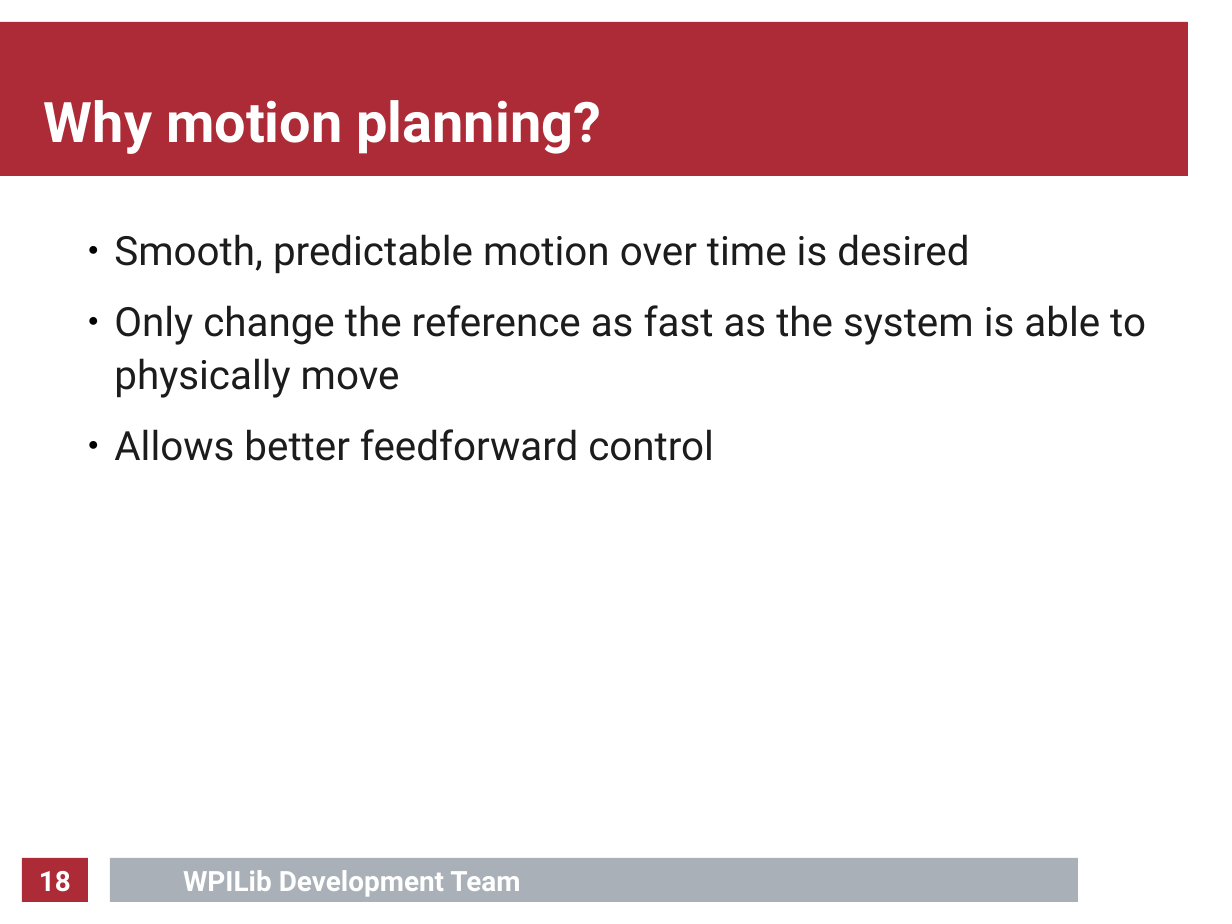
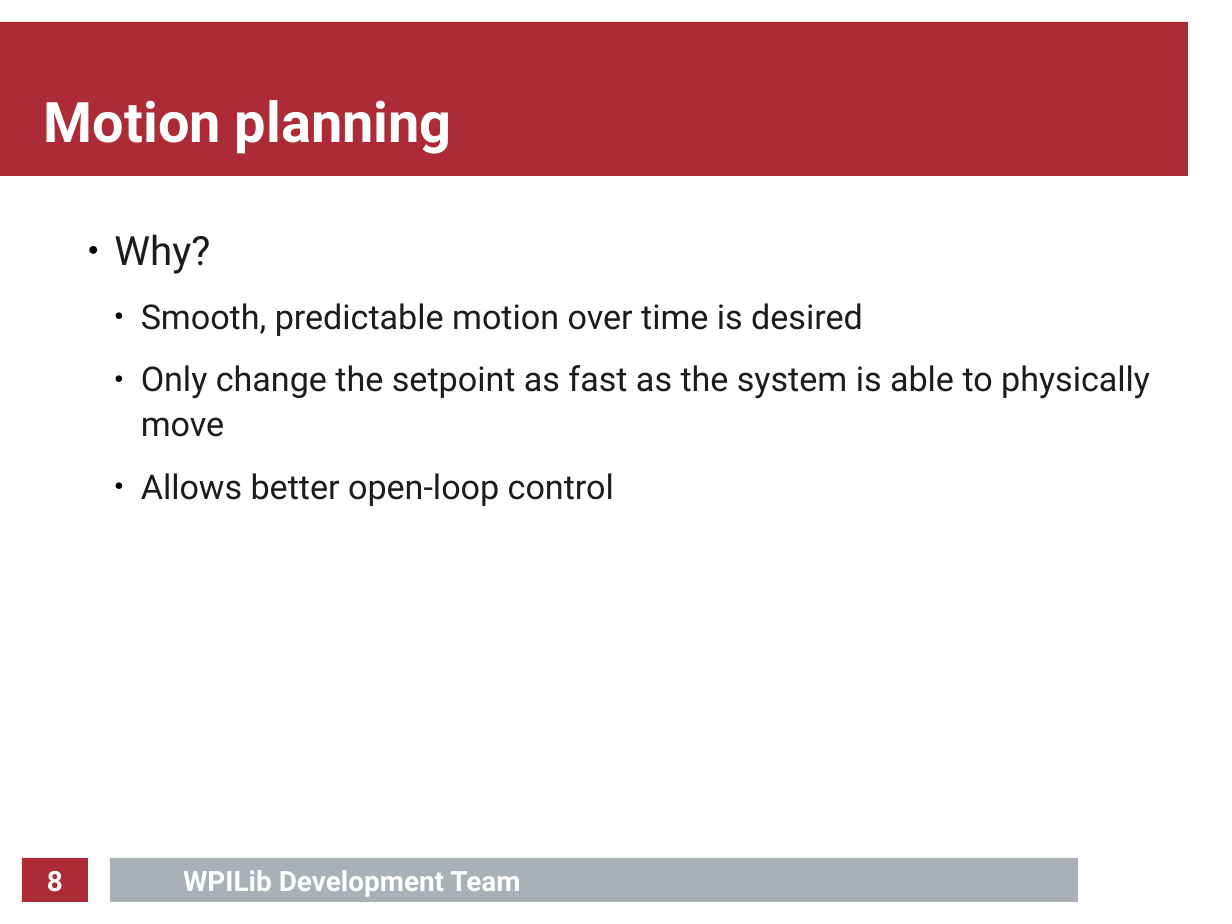
Before and after one commit to calcmogul/auton-driving-presentation, a slide deck: slide 8 of presentation/presentation.odp (slide 18 before the commit). Drawn at 1232x924 pixels with LibreOffice and Linux fonts; fonts in the diff are those of the drawing; background and template pictures are left out. Boxes give left, top, right and bottom in pixels: in the first picture for what was removed or moved away, otherwise in the second. Text is boxed around its words. In the diff, an @@ line names an element or a change of style, - is before the commit and + after.

```diff
--- a/presentation/presentation.odp
+++ b/presentation/presentation.odp
@@ title at <box>44,100,452,154</box>: text changed @@
-Why motion planning?
+Motion planning
@@ text at <box>114,234,210,274</box>: paragraph added @@
+● Why?
@@ text at <box>141,303,863,336</box>: size 26 to 22 pt in "Smooth, predictable motion over time is desired"; list level 1 to 2 in "Smooth, predictable motion over time ..." @@
@@ text at <box>141,365,1150,506</box>: text changed; size 26 to 22 pt @@
-● Only change the reference as fast as the system is able to physically move
-● Allows better feedforward control
+  ● Only change the setpoint as fast as the system is able to physically move
+  ● Allows better open-loop control
@@ page number at <box>47,871,63,892</box>: text changed @@
-18
+8
```
Also in this commit, not shown: 7 other slides changed, 7 slides added, 14 slides removed, 8 other files.
